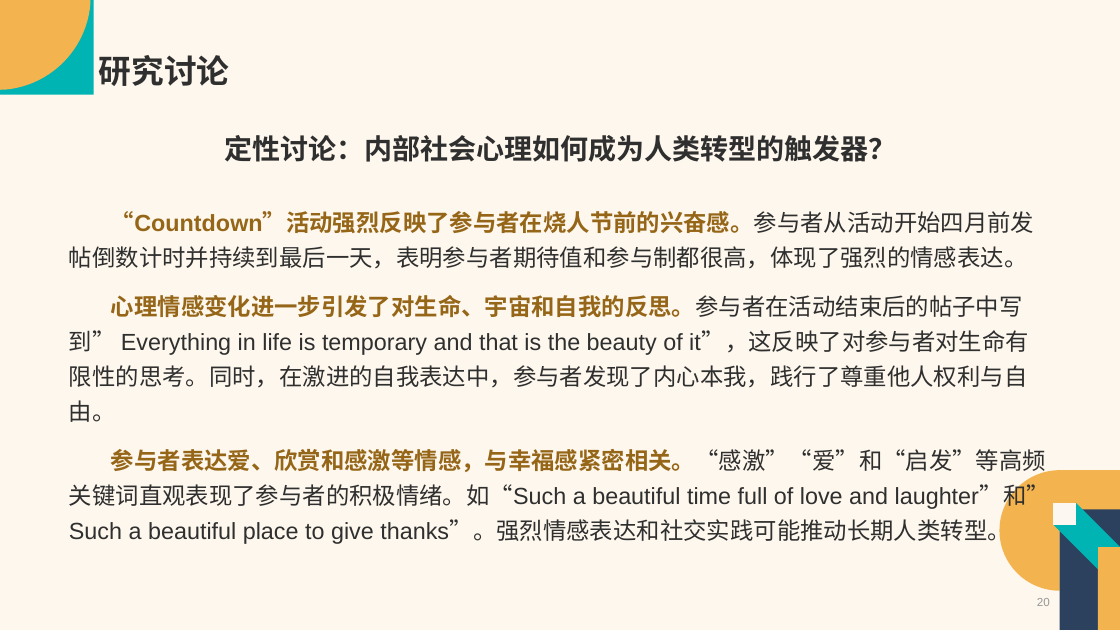
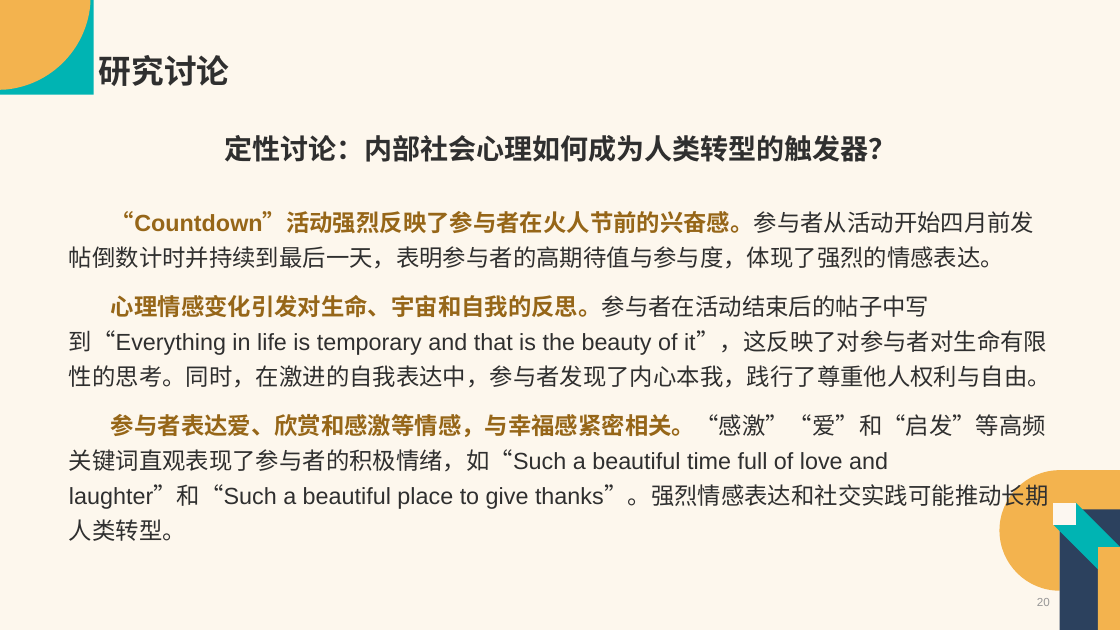
Before and after one commit to Vaelubo/Research, a slide deck: slide 20 of SSCI文章汇报-卢波.pptx. Drawn at 1120x630 pixels with LibreOffice and Linux fonts; fonts in the diff are those of the drawing. Boxes give left, top, right and bottom in pixels: in the first picture for what was removed or moved away, otherwise in the second. Text is boxed around its words. In the diff, an @@ line names an element or a change of style, - is before the commit and + after.

```diff
--- a/SSCI文章汇报-卢波.pptx
+++ b/SSCI文章汇报-卢波.pptx
@@ text at [69, 211, 1051, 509]: text changed @@
-“Countdown”活动强烈反映了参与者在烧人节前的兴奋感。参与者从活动开始四月前发帖倒数计时并持续到最后一天，表明参与者期待值和参与制都很高，体现了强烈的情感表达。
-心理情感变化进一步引发了对生命、宇宙和自我的反思。参与者在活动结束后的帖子中写到” Everything in life is temporary and that is the beauty of it”，这反映了对参与者对生命有限性的思考。同时，在激进的自我表达中，参与者发现了内心本我，践行了尊重他人权利与自由。
-参与者表达爱、欣赏和感激等情感，与幸福感紧密相关。“感激”“爱”和“启发”等高频关键词直观表现了参与者的积极情绪。如“Such a beautiful time full of love and laughter”和” Such a beautiful place to give thanks”。强烈情感表达和社交实践可能推动长期人类转型。
+“Countdown”活动强烈反映了参与者在火人节前的兴奋感。参与者从活动开始四月前发帖倒数计时并持续到最后一天，表明参与者的高期待值与参与度，体现了强烈的情感表达。
+心理情感变化引发对生命、宇宙和自我的反思。参与者在活动结束后的帖子中写到“Everything in life is temporary and that is the beauty of it”，这反映了对参与者对生命有限性的思考。同时，在激进的自我表达中，参与者发现了内心本我，践行了尊重他人权利与自由。
+参与者表达爱、欣赏和感激等情感，与幸福感紧密相关。“感激”“爱”和“启发”等高频关键词直观表现了参与者的积极情绪，如“Such a beautiful time full of love and laughter”和“Such a beautiful place to give thanks”。强烈情感表达和社交实践可能推动长期人类转型。
```
Also in this commit, not shown: 17 other slides changed, 2 other files.
